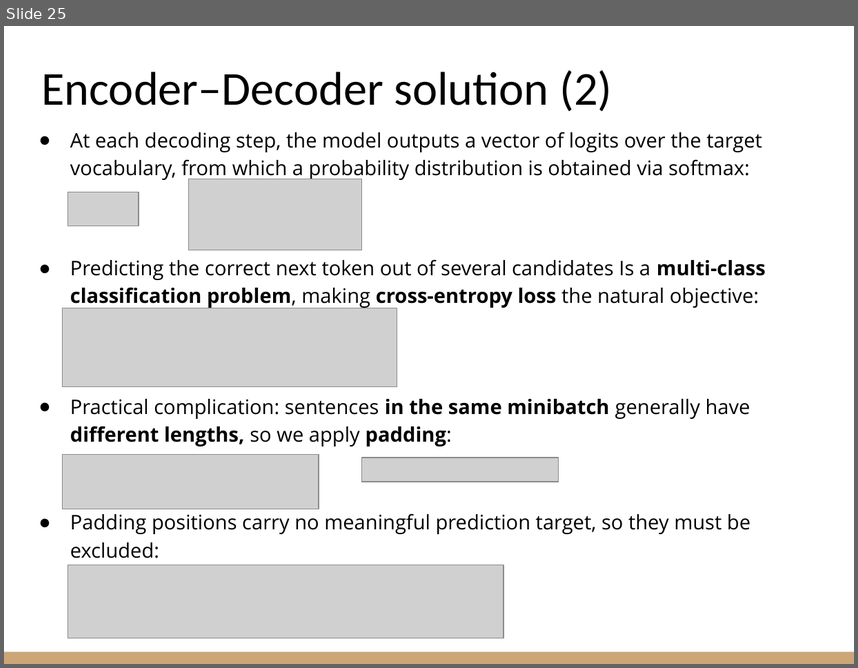
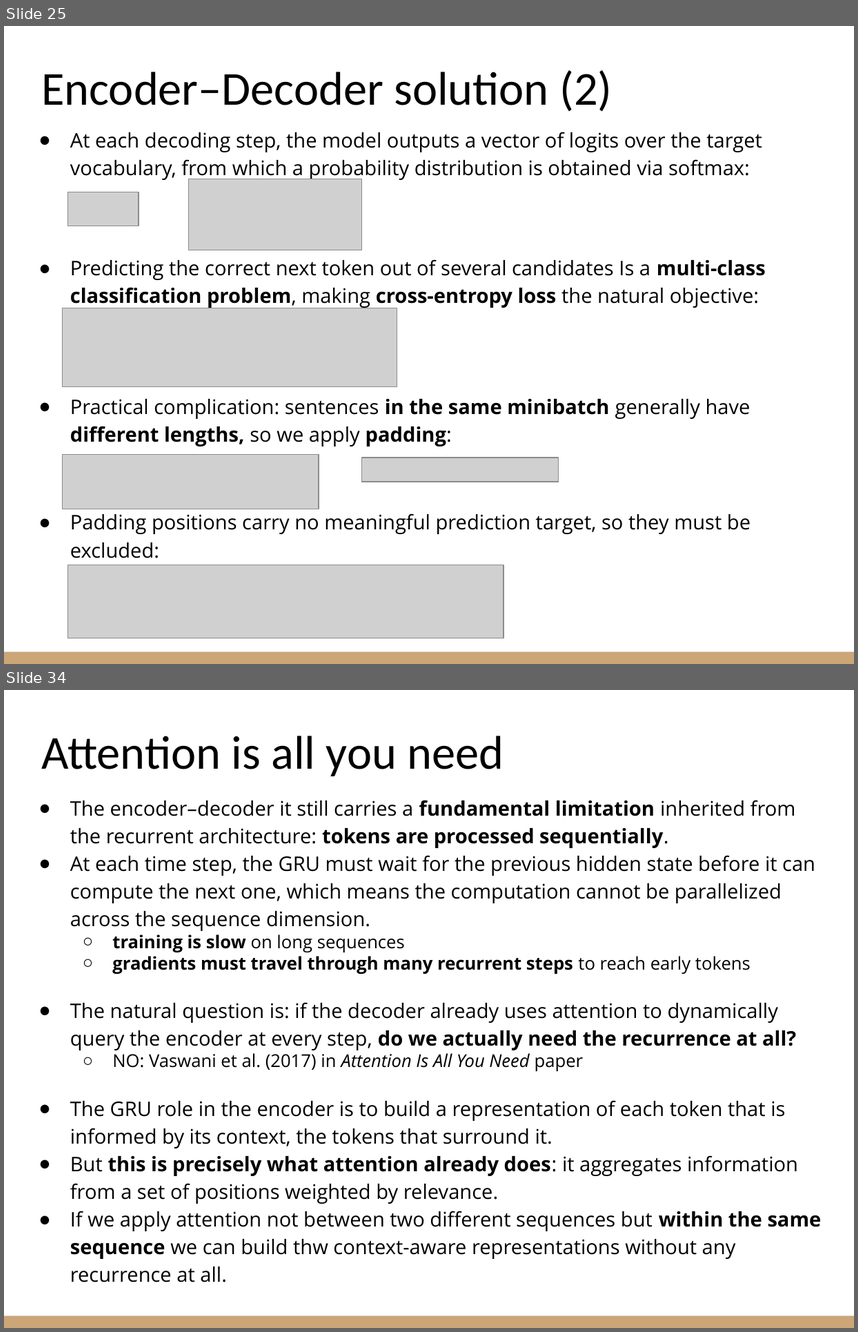
Before and after one commit to riccardoberta/machine-learning, a slide deck: 17 - Transformers/slides.pptx. Shown one above the other, each under a label of ours: slide 25 before the commit, slides 25 and 34 after it; the slides between them are not shown. The pictures are 858x668 and 858x1332 pixels, drawn with LibreOffice and Linux fonts; fonts in the diff are those of the drawing; grey boxes stand for pictures. Boxes give left, top, right and bottom in pixels: in the first picture for what was removed or moved away, otherwise in the second. Text is boxed around its words. In the diff, an @@ line names an element or a change of style, - is before the commit and + after.

```diff
--- a/17 - Transformers/slides.pptx
+++ b/17 - Transformers/slides.pptx
@@ slide 34 added at [4, 690, 854, 1328], background #FFFFFF; not listed: 1 template element that a slide beside it also shows @@
@@ title added at [41, 736, 504, 776], 40 pt, text #000000 @@
+Attention is all you need
@@ text added at [70, 800, 822, 1282], 17 pt, text #000000 @@
+● The encoder–decoder it still carries a fundamental limitation inherited from the recurrent architecture: tokens are processed sequentially.
+● At each time step, the GRU must wait for the previous hidden state before it can compute the next one, which means the computation cannot be parallelized across the sequence dimension.
+  ○ training is slow on long sequences
+  ○ gradients must travel through many recurrent steps to reach early tokens
+● The natural question is: if the decoder already uses attention to dynamically query the encoder at every step, do we actually need the recurrence at all?
+  ○ NO: Vaswani et al. (2017) in Attention Is All You Need paper
+● The GRU role in the encoder is to build a representation of each token that is informed by its context, the tokens that surround it.
+● But this is precisely what attention already does: it aggregates information from a set of positions weighted by relevance.
+● If we apply attention not between two different sequences but within the same sequence we can build thw context-aware representations without any recurrence at all.
```
Also in this commit, not shown: 17 slides changed, 12 other slides added, 3 other files.
